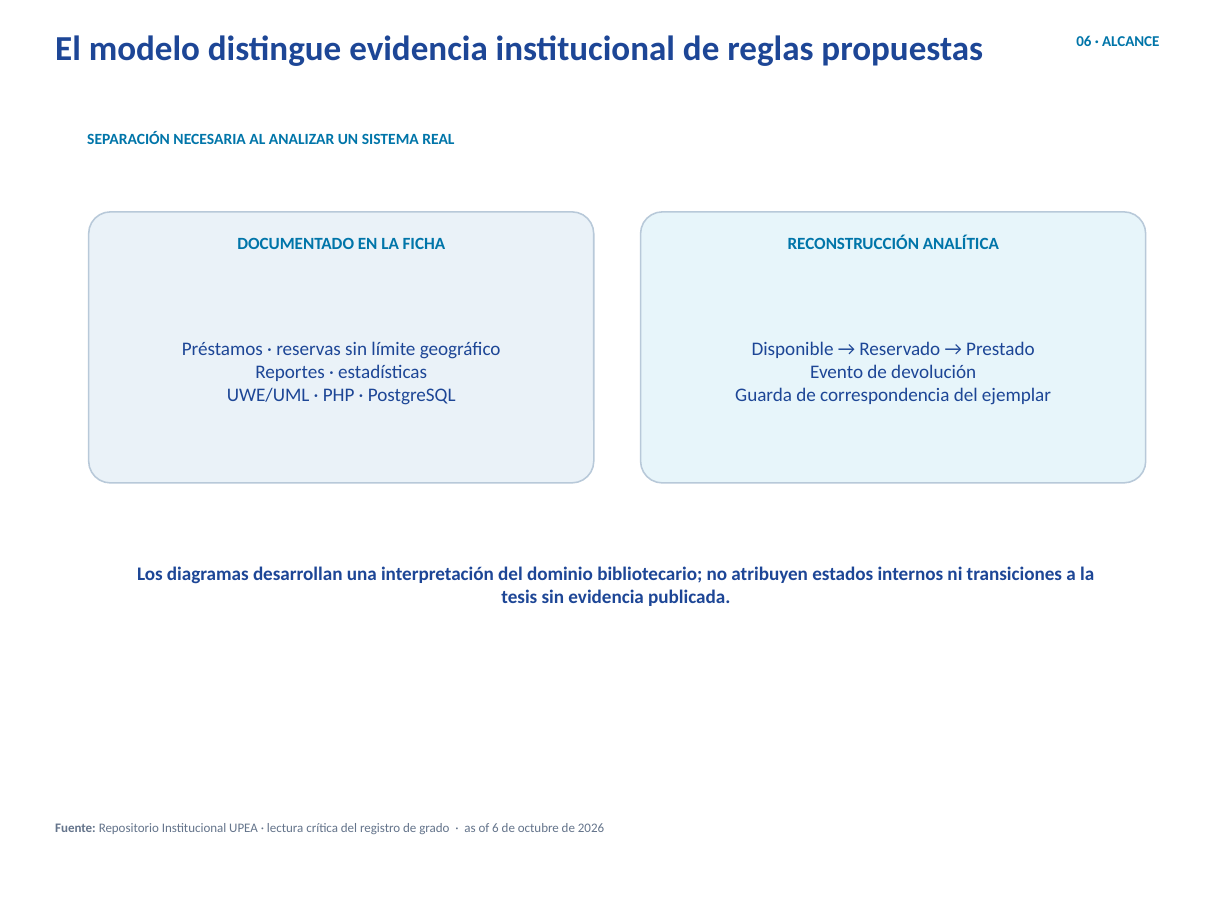
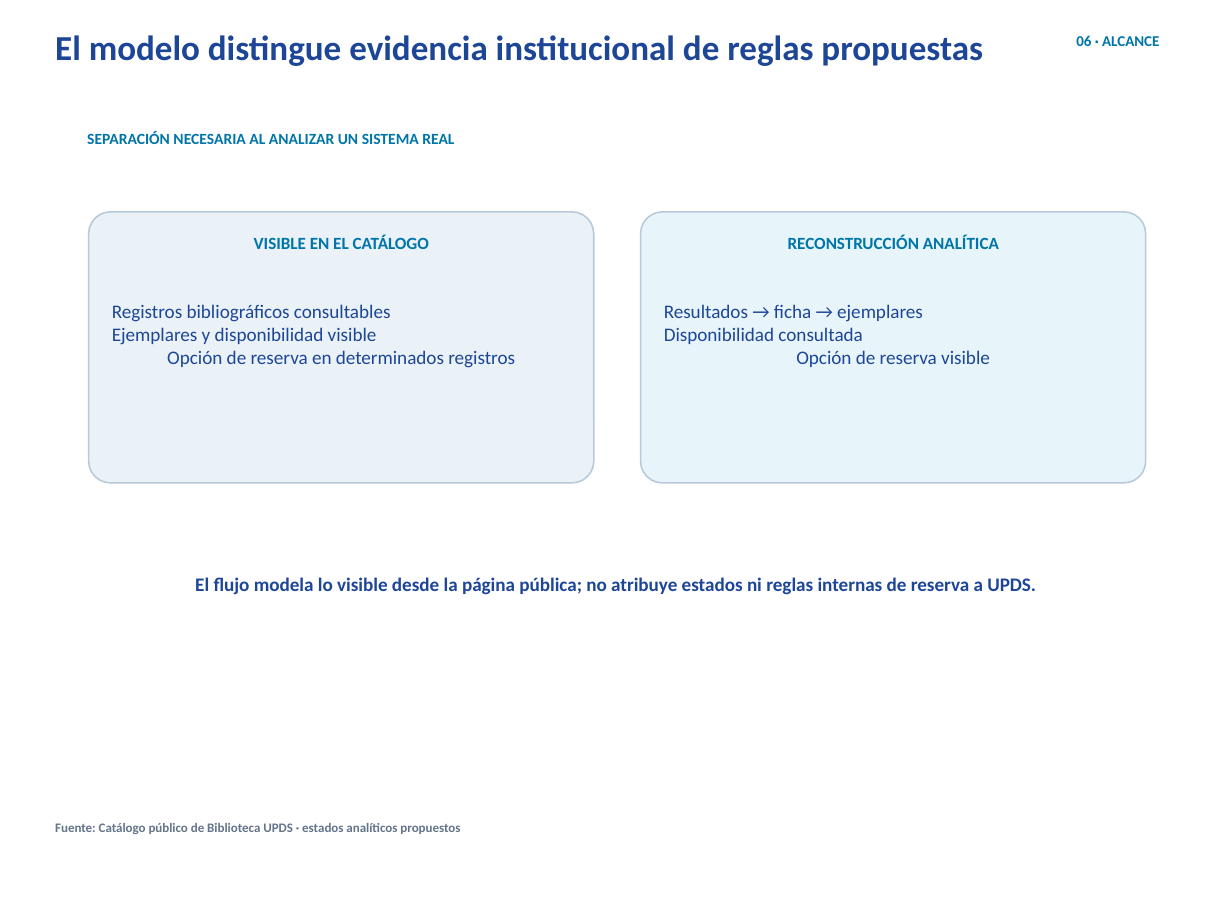
Before and after one commit to erickbravob/sistemas-informacion-i, a slide deck: slide 7 of materiales/actividad-1/tema-03-objetos-estados-v4.pptx. Drawn at 1232x924 pixels with LibreOffice and Linux fonts; fonts in the diff are those of the drawing; background and template pictures are left out. Boxes give left, top, right and bottom in pixels: in the first picture for what was removed or moved away, otherwise in the second. Text is boxed around its words. In the diff, an @@ line names an element or a change of style, - is before the commit and + after.

Commit message:
Actualiza evidencia bibliográfica y caso UPDS

```diff
--- a/materiales/actividad-1/tema-03-objetos-estados-v4.pptx
+++ b/materiales/actividad-1/tema-03-objetos-estados-v4.pptx
@@ text at [254,235,429,249]: text changed @@
-DOCUMENTADO EN LA FICHA
+VISIBLE EN EL CATÁLOGO
@@ text at [112,304,515,368]: text changed @@
-Préstamos · reservas sin límite geográfico
-Reportes · estadísticas
-UWE/UML · PHP · PostgreSQL
+Registros bibliográficos consultables
+Ejemplares y disponibilidad visible
+Opción de reserva en determinados registros
@@ text at [664,304,990,367]: text changed @@
-Disponible → Reservado → Prestado
-Evento de devolución
-Guarda de correspondencia del ejemplar
+Resultados → ficha → ejemplares
+Disponibilidad consultada
+Opción de reserva visible
@@ text at [195,577,1036,595]: text changed @@
-Los diagramas desarrollan una interpretación del dominio bibliotecario; no atribuyen estados internos ni transiciones a la tesis sin evidencia publicada.
+El flujo modela lo visible desde la página pública; no atribuye estados ni reglas internas de reserva a UPDS.
@@ text at [55,823,460,834]: text changed; bold on @@
-Fuente: Repositorio Institucional UPEA · lectura crítica del registro de grado · as of 6 de octubre de 2026
+Fuente: Catálogo público de Biblioteca UPDS · estados analíticos propuestos
```
Also in this commit, not shown: 4 other slides changed, 20 other files.
